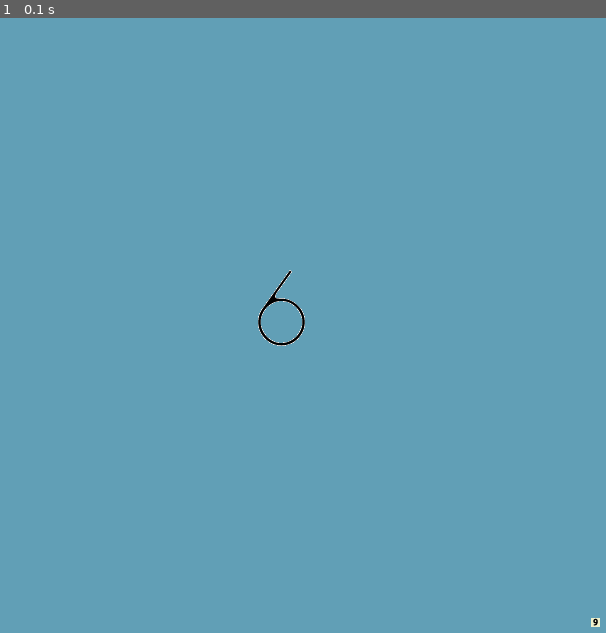
Above: before the commit, frame 1.
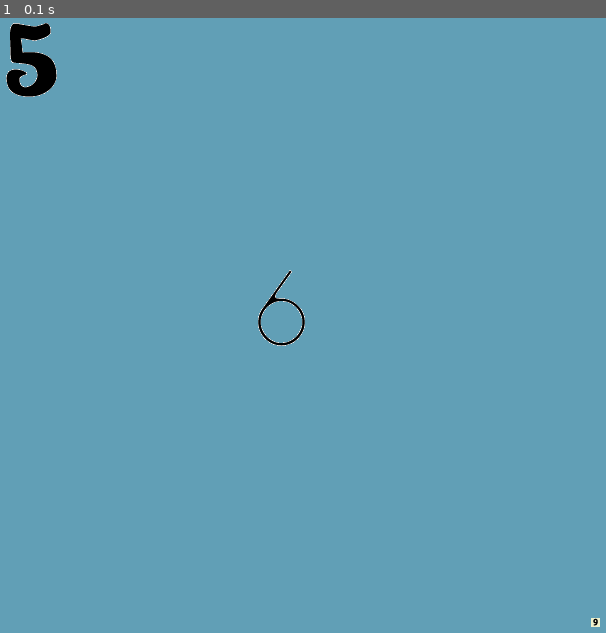
Above: after the commit, the same moment.

Repository: MAOneill/pygame-sudoku
Game: pygame game, started from pygame_soduko.py
Two runs of this game, one before a commit and one after it. Both use one fixed random seed, a clock stepped at 60 frames per second and the inputs below.
Inputs:
- Up to frame 1 (0.1 s): no input

The runs differ from the first frame. In frame 1, 0.6% of the frame differs, in the area x 0-10%, y 0-13%.

Commit message:
got images to load in classes.ses.  they display

Diff:
--- a/pygame_soduko.py
+++ b/pygame_soduko.py
@@ -27,17 +27,8 @@
         self.x_position = (row-1) * 81
         self.y_position = (col-1) * 81
 
-
-
     def change_cell_image(self,value):
-        self.png = pygame.image.load('numbers/%d_background_transparent.png' % value).convert_alpha()
-
-
-            # if cells['name'] == 'r3c2':
-            #     screen.blit(cells['data'].png, (cells['data'].x_position,cells['data'].y_position))
-
-
-
+        self.image = pygame.image.load('numbers/%d_background_transparent.png' % value).convert_alpha()
 
 
 class Known_cell(Cell):
@@ -191,6 +182,14 @@
 
         # cell.set_cell_image()
 
+        for rows in board:
+            for cells in rows:
+                if cells['name'] == 'r1c1':
+                    screen.blit(cells['data'].image, (cells['data'].x_position,cells['data'].y_position))
+
+
+
+
         screen.blit(image6, (250, 250))
         screen.blit(pencil_image9, (600,600))
 
